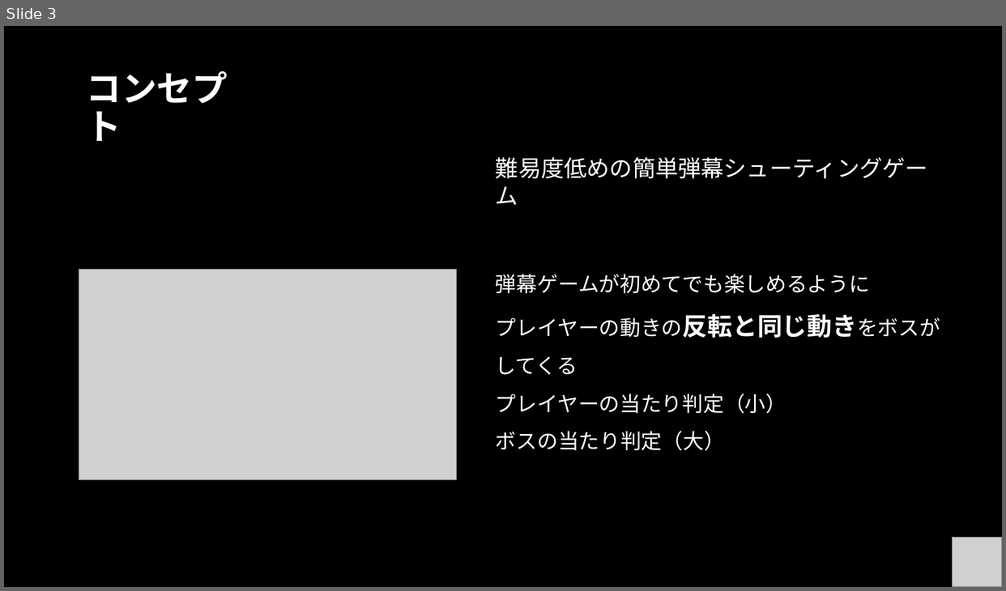
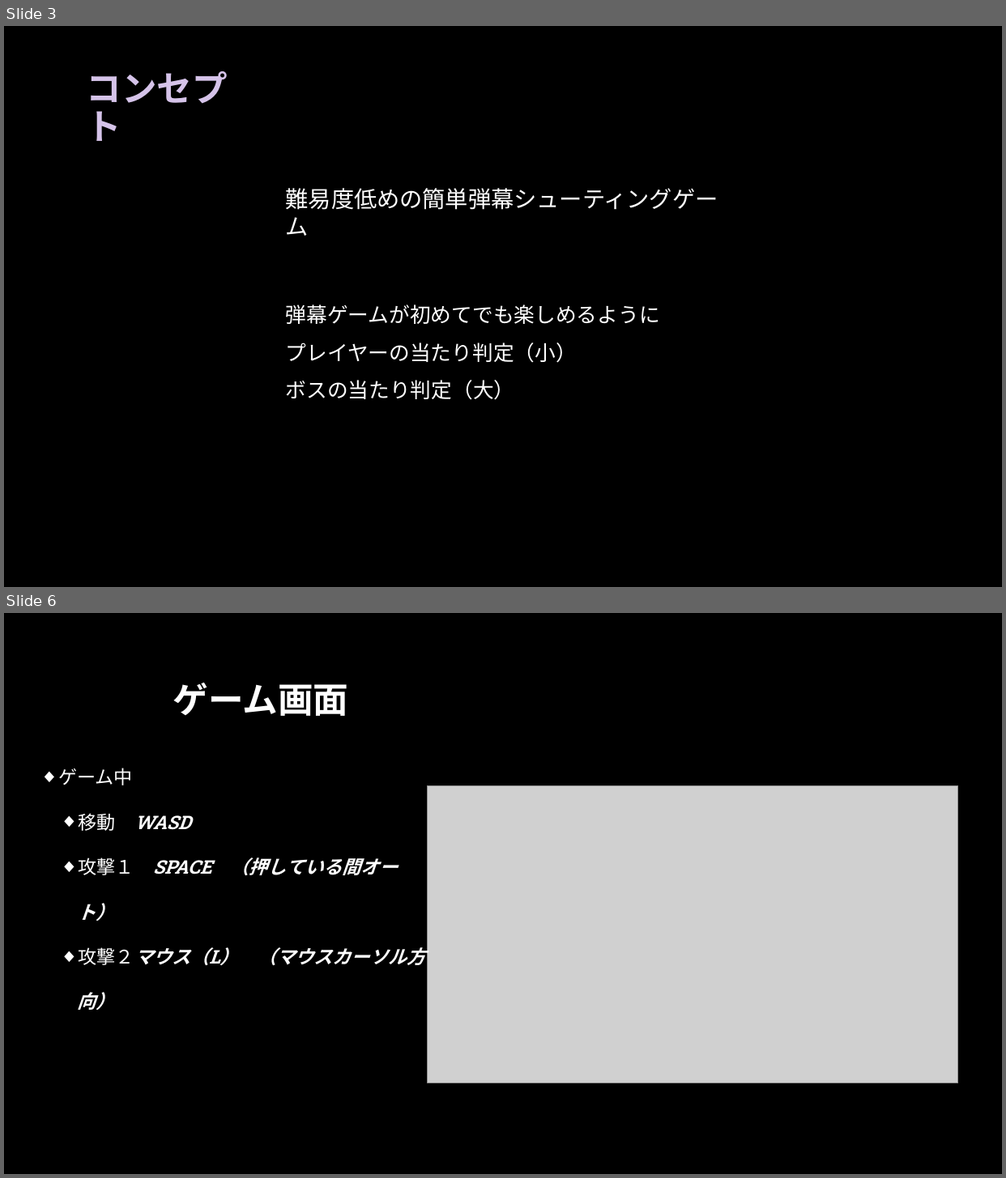
Before and after one commit to TAKU415/GameB, a slide deck: ゲーム説明用プレゼン.pptx. Shown one above the other, each under a label of ours: slide 3 before the commit, slides 3 and 6 after it; the slides between them are not shown. The pictures are 1006x591 and 1006x1178 pixels, drawn with LibreOffice and Linux fonts; fonts in the diff are those of the drawing; grey boxes stand for pictures; background and template pictures are left out. Boxes give left, top, right and bottom in pixels: in the first picture for what was removed or moved away, otherwise in the second. Text is boxed around its words. In the diff, an @@ line names an element or a change of style, - is before the commit and + after.

```diff
--- a/ゲーム説明用プレゼン.pptx
+++ b/ゲーム説明用プレゼン.pptx
@@ slide 6 added at (4,613,1002,1174), background picture (left out) @@
@@ title added at (173,683,349,716), 34 pt, text #FFFFFF, bold @@
+ゲーム画面
@@ text added at (58,768,426,965), 18 pt, text #FFFFFF, bold, italic @@
+◆ ゲーム中
+  ◆ 移動 WASD
+  ◆ 攻撃１ SPACE （押している間オート）
+  ◆ 攻撃２マウス（L） （マウスカーソル方向）
@@ picture added at (428,786,957,1084) @@
@@ slide 3 changed as well @@
@@ title "コンセプト" at (87,71,228,141): text colour #FFFFFF to #D5C3E9 @@
@@ text "難易度低めの簡単弾幕シューティングゲーム": place and size @@
-text "難易度低めの簡単弾幕シューティングゲーム" at (496,157,940,451)
+text "難易度低めの簡単弾幕シューティングゲーム" at (286,188,718,400)
@@ picture removed at (79,270,457,480) @@
@@ text at (496,314,940,375): paragraph removed @@
-プレイヤーの動きの反転と同じ動きをボスがしてくる
@@ picture removed at (953,537,1002,587) @@
```
Also in this commit, not shown: 4 other slides changed, 2 other slides added, 2 other files.
